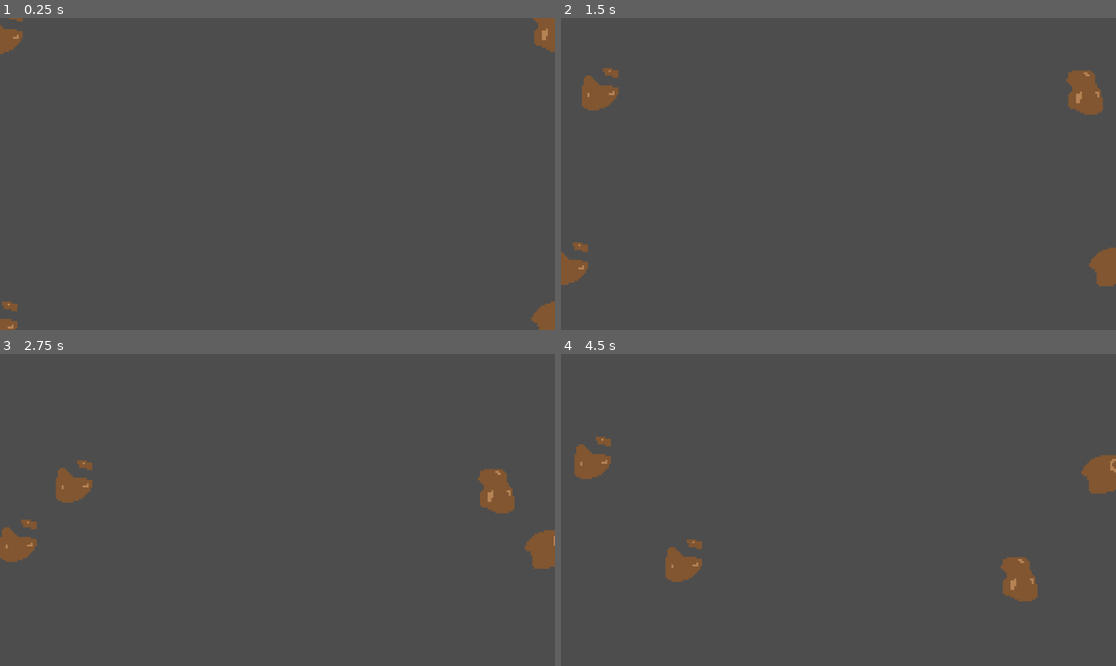
Above: before the commit, frames 1-4 (two rows, left to right).
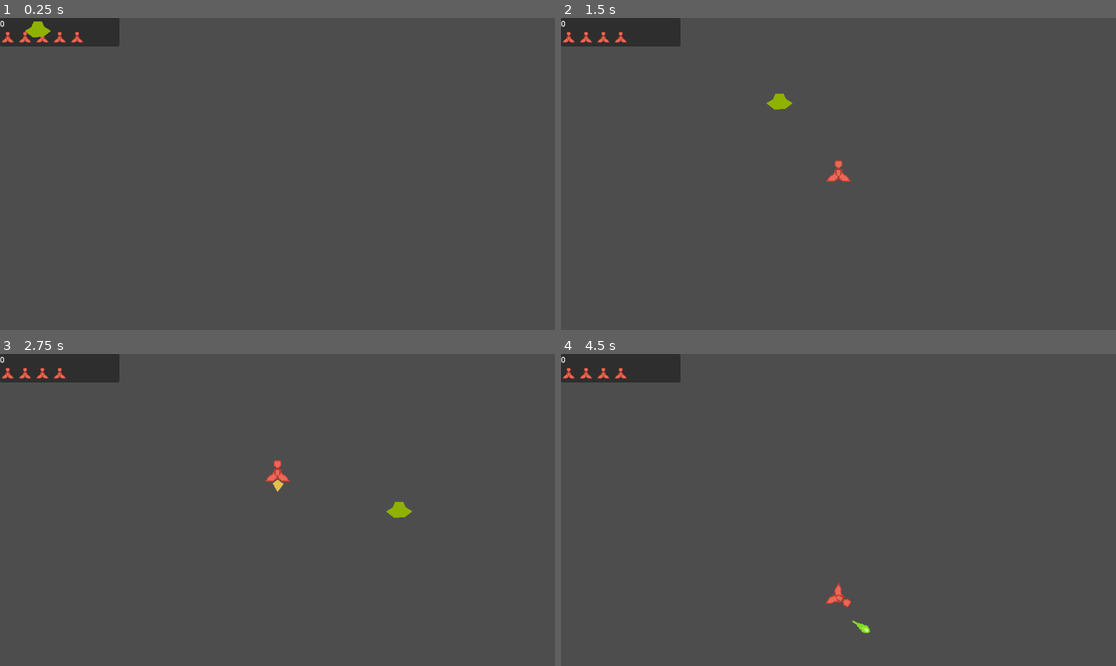
Above: after the commit, the same moments.

Repository: unblinky/space-rocks-plus
Game: Godot game, scene res://Main/Main.tscn
Two runs of this game, one before a commit and one after it. Both use one fixed random seed, a clock stepped at 60 frames per second and the inputs below.
Inputs (mouse positions are in pixels of both pictures, inside the frame that each line leads up to):
- Up to frame 1 (0.25 s): no input
- Up to frame 2 (1.5 s): move the mouse to (960, 158) at 0.52 s; click (960, 158) at 0.6 s; move the mouse to (727, 189) at 1.27 s; tap Space (launch_ship) at 1.35 s
- Up to frame 3 (2.75 s): move the mouse to (333, 441) at 2.02 s; hold Right mouse button (thrust) from 2.03 s (still down)
- Up to frame 4 (4.5 s): move the mouse to (810, 572) at 2.77 s; release Right mouse button (thrust) at 2.78 s; tap A (turn_ccw) at 2.85 s; move the mouse to (1005, 556) at 3.52 s; hold D (turn_cw) 3.53-4.28 s; move the mouse to (672, 463) at 4.27 s; click (672, 463) at 4.35 s

The runs differ from the first frame. In frame 1, 2.8% of the frame differs, in the area x 0-100%, y 0-100%; in frame 2, 4.4%; in frame 3, 4.7%, in the area x 0-100%, y 0-69%; in frame 4, 4.7%.

Commit message:
ufo progress!

Diff:
--- a/Code/Main/Main.gd
+++ b/Code/Main/Main.gd
@@ -2,12 +2,21 @@
 class_name Main
 
 const ROCK = preload("res://Rock/Rock.tscn")
+const UFO = preload("res://UFO/UFO.tscn")
+
+@onready var ufo_timer: Timer = $UfoTimer
 
 var spawn_count: int = 4
 var rocks: Array[Rock]
 
 func _ready() -> void:
-	spawn_rocks(spawn_count)
+	ufo_timer.timeout.connect(spawn_ufo)
+	spawn_ufo()
+	#spawn_rocks(spawn_count)
+
+func spawn_ufo():
+	var ufo = UFO.instantiate()
+	add_child(ufo)
 
 func spawn_rocks(count: int):
 	for i in count:
--- a/Code/Main/Main.tscn
+++ b/Code/Main/Main.tscn
@@ -8,10 +8,12 @@
 script = ExtResource("1")
 
 [node name="Player" parent="." unique_id=388721277 instance=ExtResource("4_ps1la")]
-visible = false
 offset_left = 0.0
 offset_top = 0.0
 offset_right = 248.0
 offset_bottom = 59.0
 
 [node name="PauseMenu" parent="." unique_id=386824250 instance=ExtResource("3_amygn")]
+visible = false
+
+[node name="UfoTimer" type="Timer" parent="." unique_id=536544741]
--- a/Code/Player/Player.gd
+++ b/Code/Player/Player.gd
@@ -12,6 +12,7 @@
 var lives: int = 5
 
 func _ready() -> void:
+	show()
 	update_lives(0)
 	update_score(0)
 
--- /dev/null
+++ b/Code/UFO/UFO.gd
@@ -0,0 +1,43 @@
+extends Area2D
+class_name UFO
+
+@onready var up_down_timer: Timer = $UpDownTimer
+
+var speed: float = 300.0 # px / sec.
+var velocity: Vector2 = Vector2.ZERO
+
+func _ready() -> void:
+	# Signal hooks.
+	up_down_timer.timeout.connect(pick_up_down)
+
+	# Pick a screen edge.
+	if randi() % 2:
+		position.x = 0
+		velocity.x = speed
+	else:
+		position.x = get_viewport().size.x
+		velocity.x = -speed
+
+	position.y = randi_range(0, get_viewport().size.y)
+
+
+func _process(delta: float) -> void:
+	position += velocity * delta
+
+	if position.x > get_viewport().size.x:
+		destroy()
+	if position.x < 0:
+		destroy()
+	# TODO: Screenwrap vertically.
+
+func destroy():
+	queue_free()
+
+func pick_up_down():
+	if velocity.y == 0.0:
+		if randi() % 2:
+			velocity.y = speed
+		else:
+			velocity.y = -speed
+	else:
+		velocity.y = 0.0
--- /dev/null
+++ b/Code/UFO/UFO.tscn
@@ -0,0 +1,20 @@
+[gd_scene format=3 uid="uid://biehskg2qpme5"]
+
+[ext_resource type="Script" uid="uid://cilukiebm07cc" path="res://UFO/UFO.gd" id="1_7cik0"]
+
+[sub_resource type="RectangleShape2D" id="RectangleShape2D_7cik0"]
+size = Vector2(36, 28)
+
+[node name="UFO" type="Area2D" unique_id=2117648397]
+script = ExtResource("1_7cik0")
+
+[node name="Polygon2D" type="Polygon2D" parent="." unique_id=2091674901]
+color = Color(0.5622843, 0.69647413, 1.1551381e-06, 1)
+polygon = PackedVector2Array(-5, -21, 12, -21, 17, -10, 31, -1, 15, 11, -7, 12, -24, -1, -10, -9)
+
+[node name="CollisionShape2D" type="CollisionShape2D" parent="." unique_id=717176997]
+position = Vector2(0, -4)
+shape = SubResource("RectangleShape2D_7cik0")
+
+[node name="UpDownTimer" type="Timer" parent="." unique_id=1130516417]
+autostart = true
Not shown, added: Code/UFO/UFO.gd.uid
